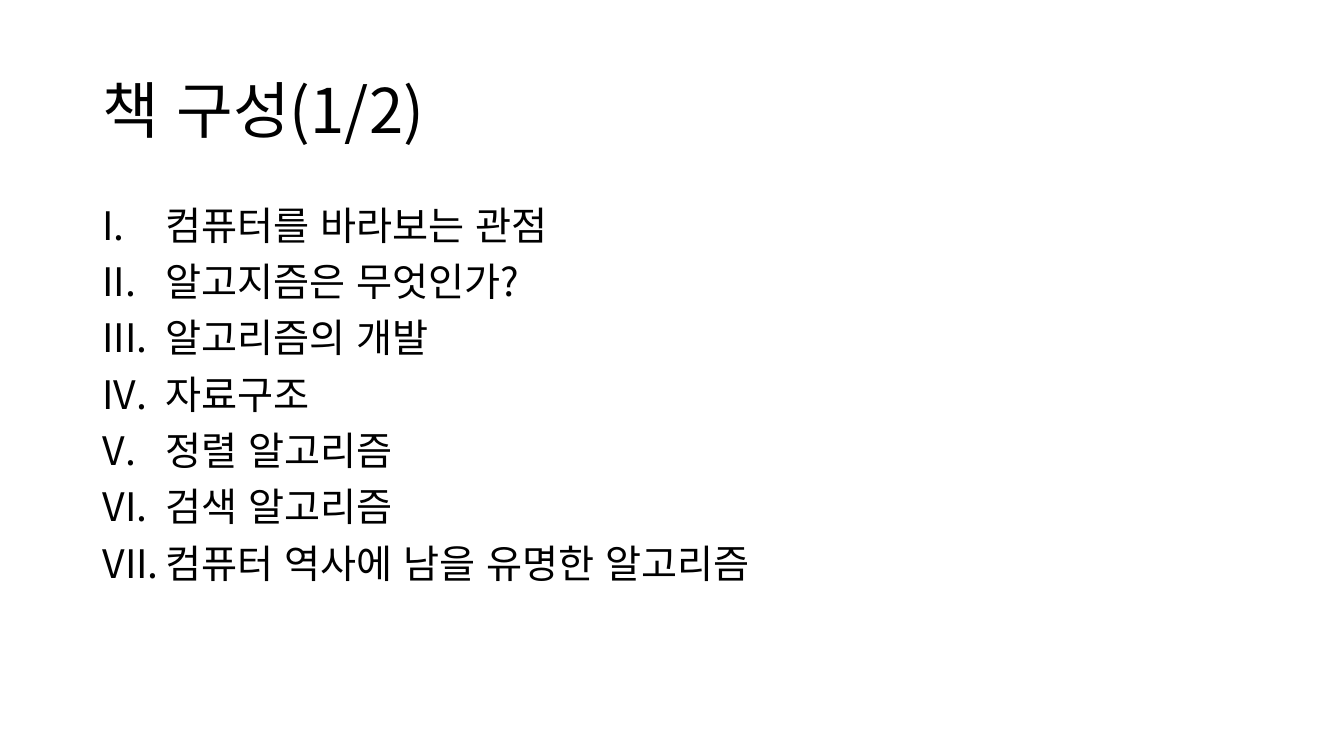
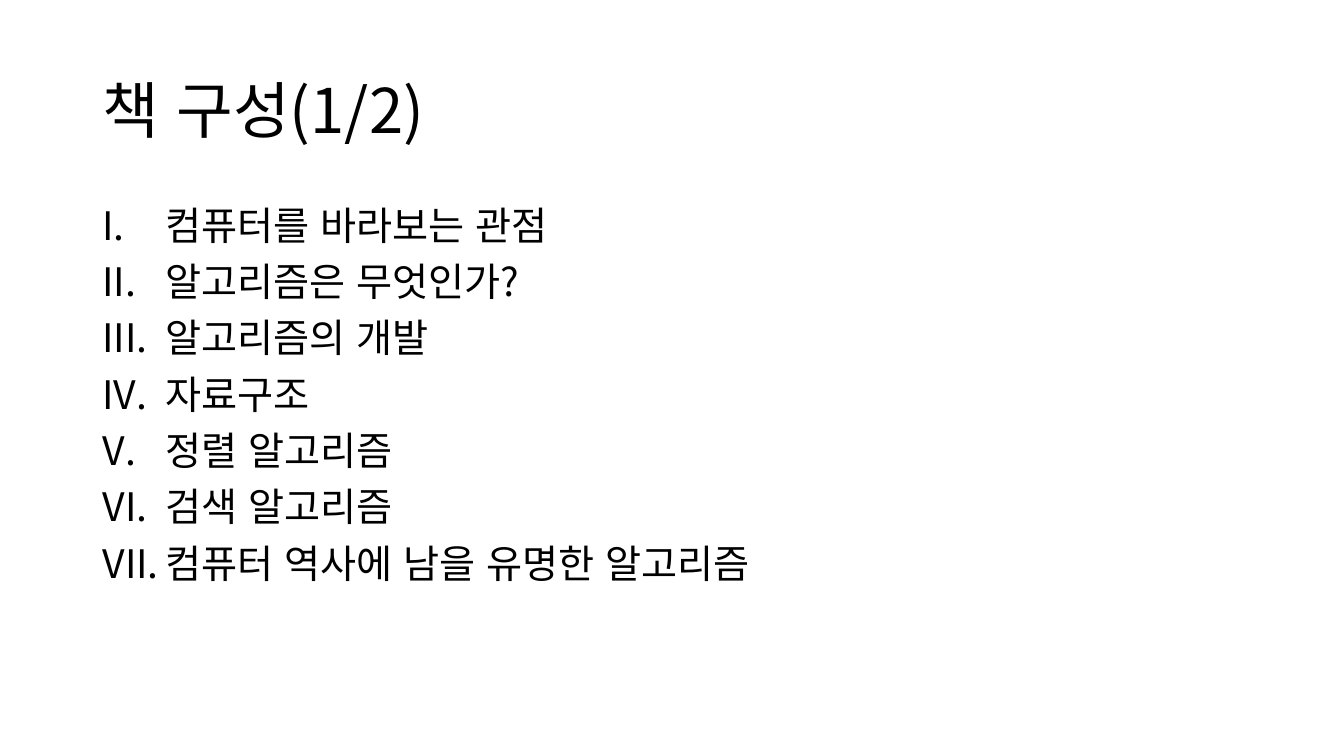
Before and after one commit to jjeong723/Study_note, a slide deck: slide 4 of 1st_study.pptx. Drawn at 1344x756 pixels with LibreOffice and Linux fonts; fonts in the diff are those of the drawing. Boxes give left, top, right and bottom in pixels: in the first picture for what was removed or moved away, otherwise in the second. Text is boxed around its words. In the diff, an @@ line names an element or a change of style, - is before the commit and + after.

```diff
--- a/1st_study.pptx
+++ b/1st_study.pptx
@@ text at bbox=[165, 263, 519, 299]: text changed @@
-II. 알고지즘은 무엇인가?
+II. 알고리즘은 무엇인가?
```
Also in this commit, not shown: 1 other slide changed.
